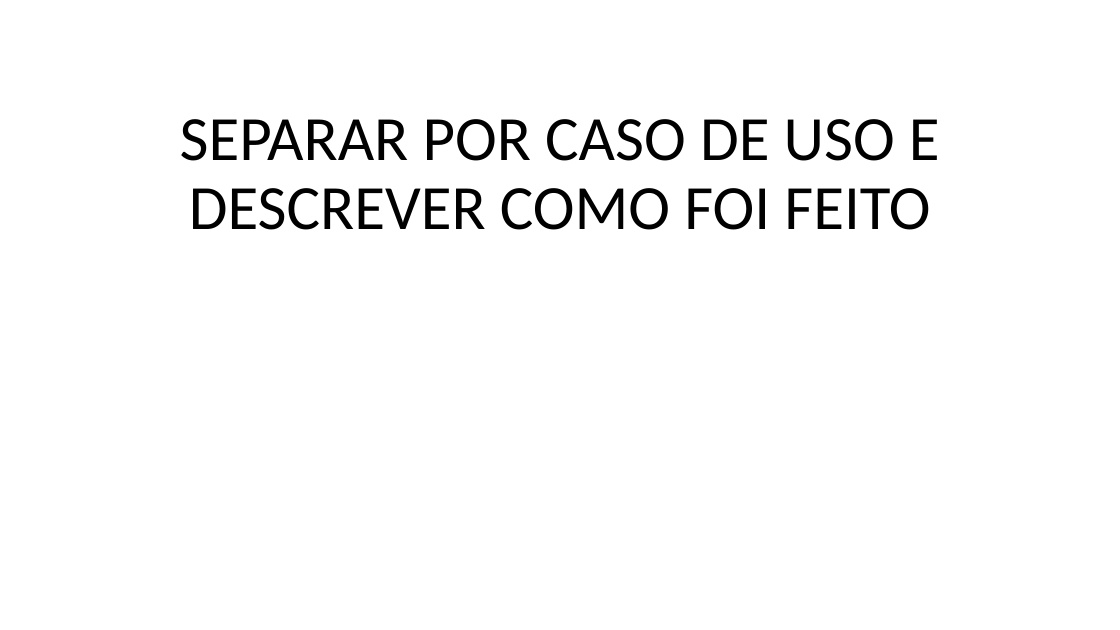
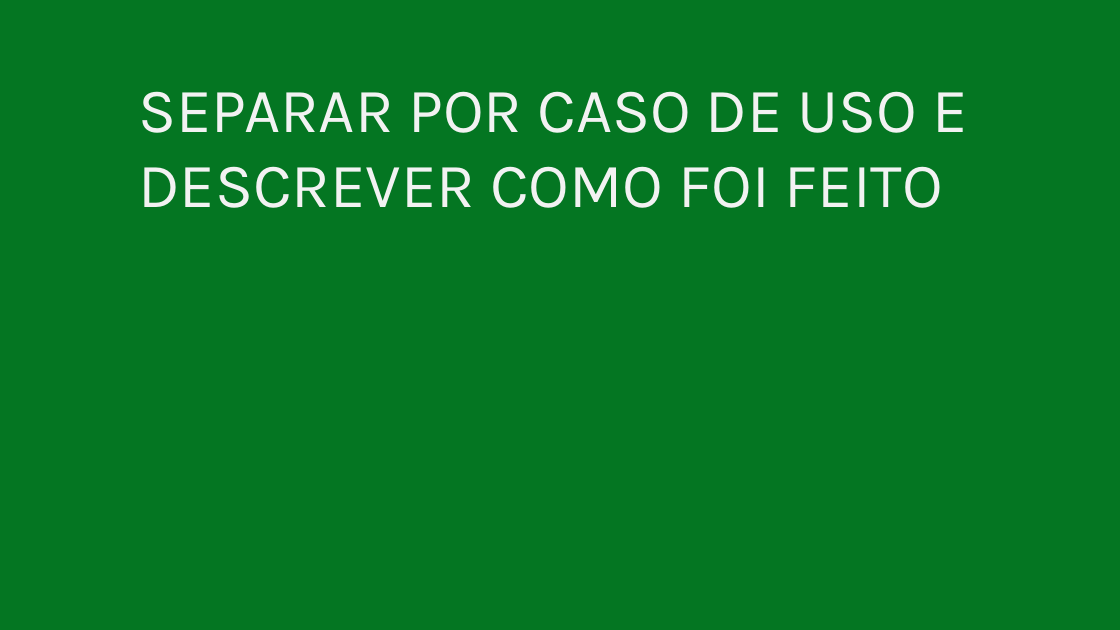
Before and after one commit to zeciola/Help_Here, a slide deck: slide 9 of APRESENTAÇÃO PFC/PFC.pptx (slide 5 before the commit). Drawn at 1120x630 pixels with LibreOffice and Linux fonts; fonts in the diff are those of the drawing. Boxes give left, top, right and bottom in pixels: in the first picture for what was removed or moved away, otherwise in the second. Text is boxed around its words. In the diff, an @@ line names an element or a change of style, - is before the commit and + after.

```diff
--- a/APRESENTAÇÃO PFC/PFC.pptx
+++ b/APRESENTAÇÃO PFC/PFC.pptx
@@ background #FFFFFF to #047622 @@
@@ text "SEPARAR POR CASO DE USO ...": place and size @@
-text "SEPARAR POR CASO DE USO ..." at <box>180,119,940,230</box>
+text "SEPARAR POR CASO DE USO ..." at <box>138,91,968,208</box>
@@ text "SEPARAR POR CASO DE USO ..." at <box>138,91,968,208</box>: font Calibri to Karla, text colour #000000 to #F2F2F2; alignment centre to left; line spacing 0.9 to 1; vertical alignment bottom to top @@
```
Also in this commit, not shown: 2 other slides changed, 9 slides added, 5 slides removed, 53 other files.
